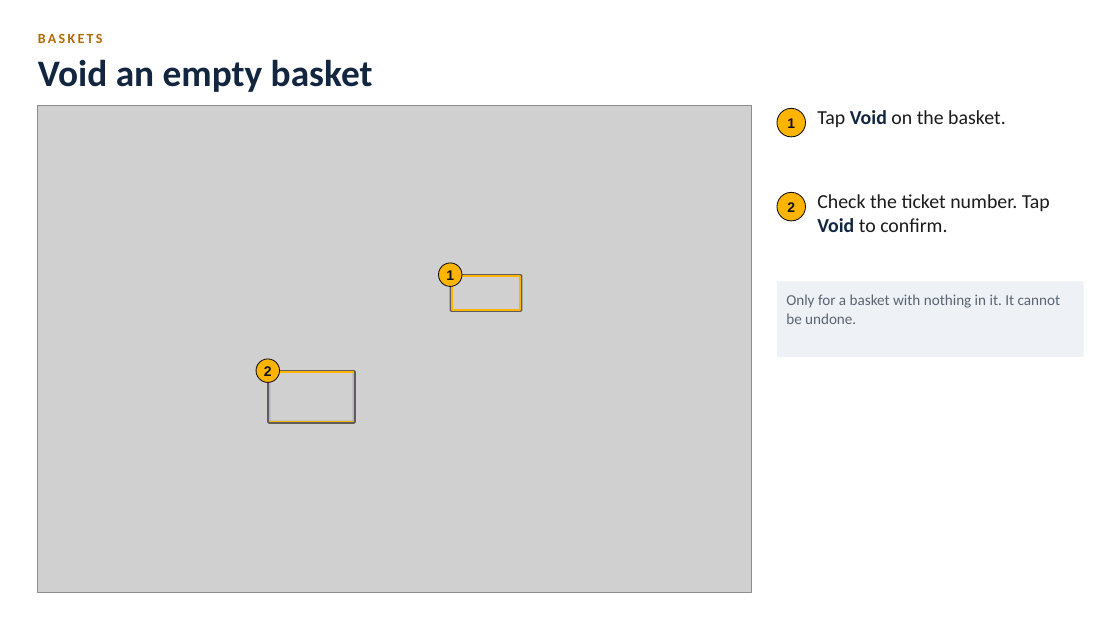
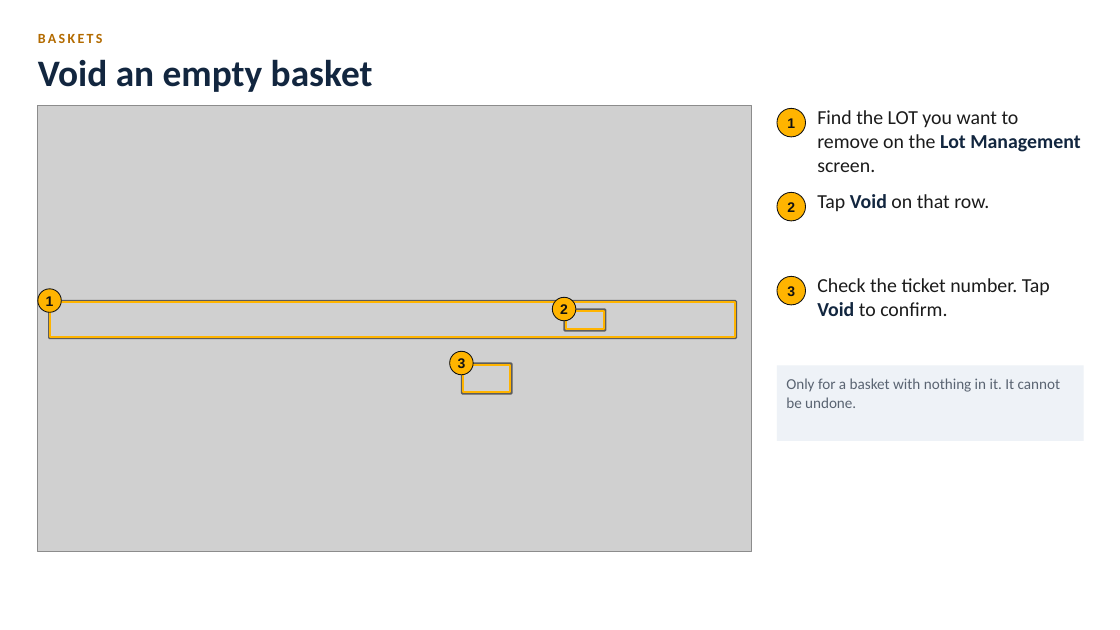
Before and after one commit to BR-Customers/MPP, a slide deck: slide 12 of docs/training/diecast/MPP_DieCast_Training.pptx. Drawn at 1120x630 pixels with LibreOffice and Linux fonts; fonts in the diff are those of the drawing; grey boxes stand for pictures. Boxes give left, top, right and bottom in pixels: in the first picture for what was removed or moved away, otherwise in the second. Text is boxed around its words. In the diff, an @@ line names an element or a change of style, - is before the commit and + after.

```diff
--- a/docs/training/diecast/MPP_DieCast_Training.pptx
+++ b/docs/training/diecast/MPP_DieCast_Training.pptx
@@ picture: place and size @@
-picture at [38, 105, 752, 592]
+picture at [38, 105, 752, 551]
@@ text added at [817, 110, 1080, 172], 17 pt, text #1B1B1B @@
+Find the LOT you want to remove on the Lot Management screen.
@@ text at [817, 194, 989, 211]: text changed @@
-Tap Void on the basket.
+Tap Void on that row.
@@ text "1": place and size @@
-text "1" at [446, 270, 454, 280]
+text "1" at [46, 296, 54, 306]
@@ ellipse added at [38, 289, 61, 313], fill #FFB400, outline #111111 0.75 pt @@
@@ text "2": place and size @@
-text "2" at [264, 366, 272, 376]
+text "2" at [560, 304, 568, 314]
@@ ellipse: place and size @@
-ellipse at [256, 359, 280, 382]
+ellipse at [553, 297, 576, 321]
@@ ellipse added at [777, 276, 806, 305], fill #FFB400, outline #111111 0.75 pt @@
@@ text added at [787, 286, 795, 296], 12 pt, text #111111, bold @@
+3
@@ text "Check the ticket number. Tap ...": place and size @@
-text "Check the ticket number. Tap ..." at [817, 194, 1050, 232]
+text "Check the ticket number. Tap ..." at [817, 278, 1050, 316]
@@ rectangle added at [50, 302, 736, 338], outline #000000 2.5 pt @@
@@ rectangle added at [50, 302, 735, 337], outline #FFB400 1.5 pt @@
@@ rectangle added at [565, 310, 605, 330], outline #000000 2.5 pt @@
@@ rectangle added at [566, 311, 605, 329], outline #FFB400 1.5 pt @@
@@ ellipse: place and size @@
-ellipse at [439, 263, 462, 287]
+ellipse at [450, 351, 473, 375]
@@ text added at [458, 358, 466, 368], 12 pt, text #111111, bold @@
+3
@@ rectangle removed at [269, 371, 355, 423] @@
@@ rectangle removed at [270, 372, 354, 422] @@
@@ rectangle: place and size @@
-rectangle at [451, 276, 521, 311]
+rectangle at [462, 364, 511, 393]
@@ rectangle: place and size @@
-rectangle at [452, 276, 520, 310]
+rectangle at [463, 365, 510, 392]
@@ rectangle "Only for a basket with ...": place and size @@
-rectangle "Only for a basket with ..." at [777, 281, 1084, 357]
+rectangle "Only for a basket with ..." at [777, 365, 1084, 441]
```
Also in this commit, not shown: 6 other slides changed, 7 other files.
